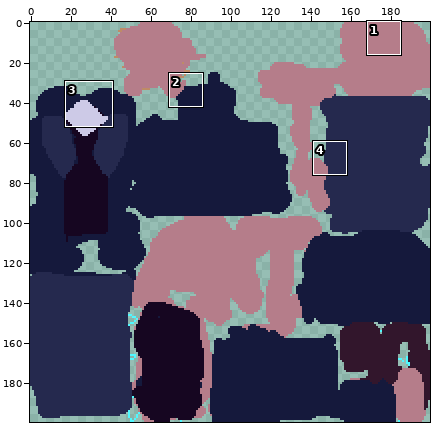
Edited in one commit: sprite sheet (MainUnityProject/Assets/Unwraps/npc_character_unwrap01.png). The picture above shows the old version from afar; the outline marks the close-up.
Close-up. Before:
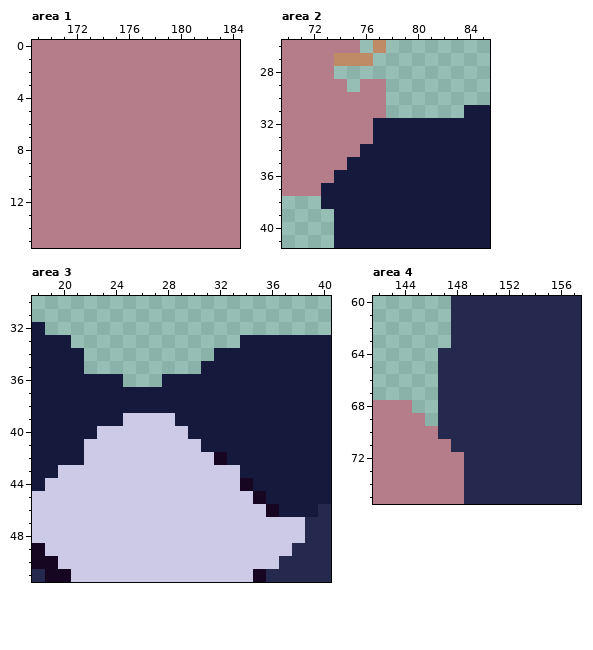
The file is 200x200 pixels. Colours within 5 levels of each other are drawn and written as one. Shown: area 1: x 169..184, y 0..15; area 2: x 70..85, y 26..41; area 3: x 18..40, y 30..51; area 4: x 142..157, y 60..75. The commit also changed other parts of the picture, which this record leaves out.
After the commit:
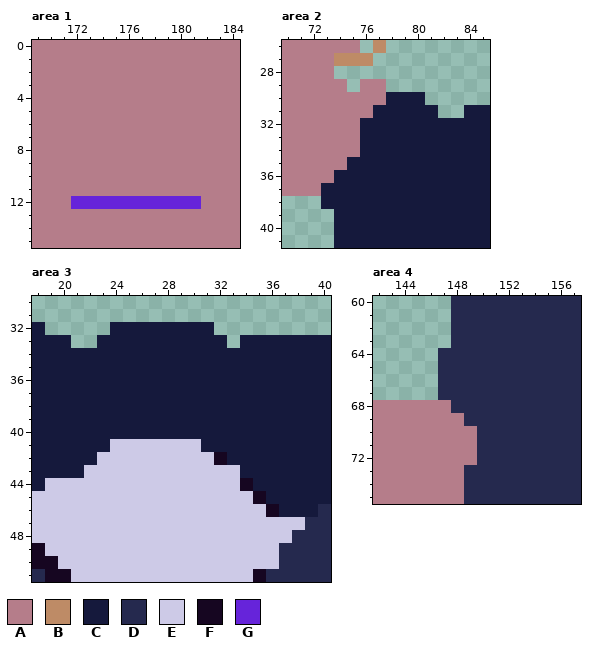
Palette (. is transparent): A #b57d8a  B #be8b66  C #15193c  D #25294e  E #cdcae7  F #160621  G #6624da
Changes in this commit:
--- area 1
@@ x 169..184 @@
 11 AAAAAAAAAAAAAAAA
-12 AAAAAAAAAAAAAAAA
+12 AAAGGGGGGGGGGAAA
 13 AAAAAAAAAAAAAAAA
--- area 2
@@ x 74..83 @@
 29 A.AA......
-30 AAAA......
-31 AAAA......
-32 AAACCCCCCC
-33 AAACCCCCCC
+30 AAAACCC...
+31 AAACCCCC..
+32 AACCCCCCCC
+33 AACCCCCCCC
 34 AACCCCCCCC
--- area 3
@@ x 18..40 @@
 31 .......................
-32 C......................
-33 CCC.............CCCCCCC
-34 CCCC..........CCCCCCCCC
-35 CCCC.........CCCCCCCCCC
-36 CCCCCCC...CCCCCCCCCCCCC
+32 C.....CCCCCCCC.........
+33 CCC..CCCCCCCCCC.CCCCCCC
+34 CCCCCCCCCCCCCCCCCCCCCCC
+35 CCCCCCCCCCCCCCCCCCCCCCC
+36 CCCCCCCCCCCCCCCCCCCCCCC
 37 CCCCCCCCCCCCCCCCCCCCCCC
 38 CCCCCCCCCCCCCCCCCCCCCCC
-39 CCCCCCCEEEECCCCCCCCCCCC
-40 CCCCCEEEEEEECCCCCCCCCCC
-41 CCCCEEEEEEEEECCCCCCCCCC
-42 CCCCEEEEEEEEEEFCCCCCCCC
-43 CCEEEEEEEEEEEEEECCCCCCC
+39 CCCCCCCCCCCCCCCCCCCCCCC
+40 CCCCCCCCCCCCCCCCCCCCCCC
+41 CCCCCCEEEEEEECCCCCCCCCC
+42 CCCCCEEEEEEEEEFCCCCCCCC
+43 CCCCEEEEEEEEEEEECCCCCCC
 44 CEEEEEEEEEEEEEEEFCCCCCC
@@ x 35..40 @@
 47 EEEEDD
-48 EEEEDD
-49 EEEDDD
+48 EEEDDD
+49 EEDDDD
 50 EEDDDD
--- area 4
@@ x 143..151 @@
 67 ....DDDDD
-68 AA..DDDDD
-69 AAA.DDDDD
-70 AAAADDDDD
-71 AAAAADDDD
-72 AAAAAADDD
+68 AAAAADDDD
+69 AAAAAADDD
+70 AAAAAAADD
+71 AAAAAAADD
+72 AAAAAAADD
 73 AAAAAADDD
Changed places in both close-ups, as pixel boxes (x1, y1, x2, y2):
changed: (71, 196, 201, 209)
changed: (360, 92, 438, 144)
changed: (58, 322, 227, 478)
changed: (279, 530, 305, 556)
changed: (412, 400, 477, 465)
